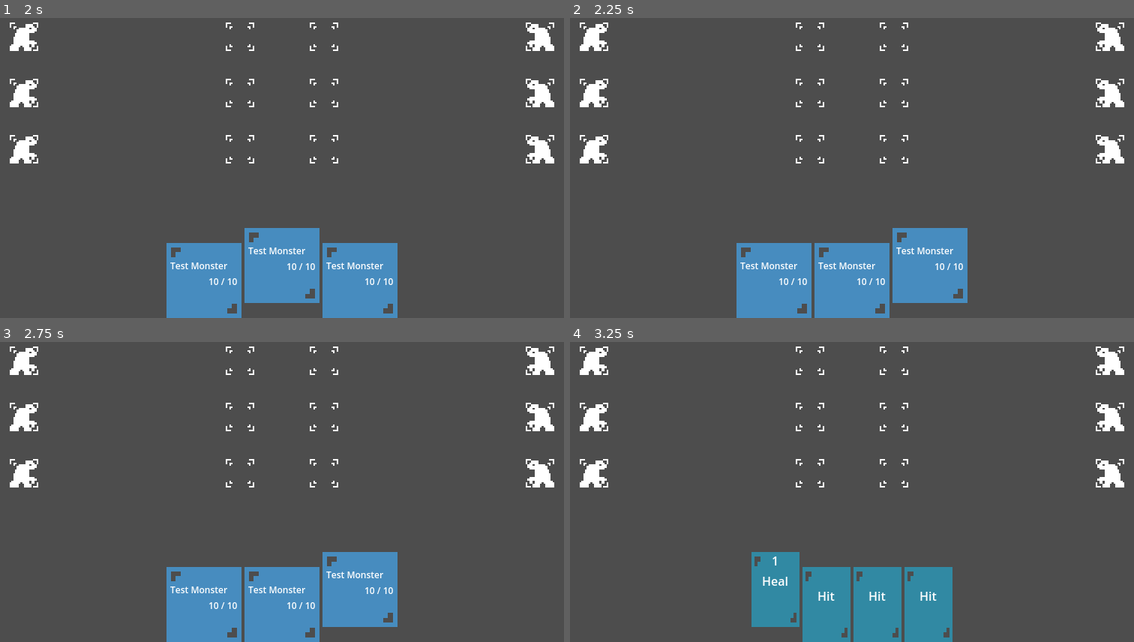
Above: before the commit, frames 1-4 (two rows, left to right).
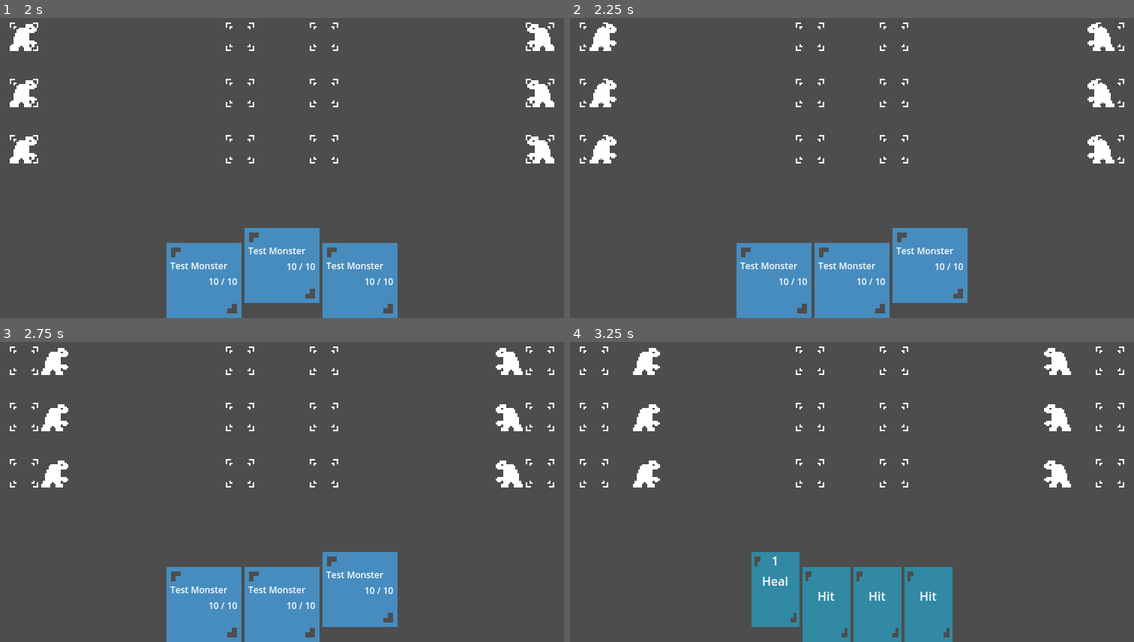
Above: after the commit, the same moments.

Repository: IsaelGabriel/tamer-game
Game: Godot game, scene res://nodes/battle_scene.tscn
The game is run twice, just before and just after one commit, with the same random seed, the same clock (stepped at 60 frames per second) and the same inputs.
Inputs:
- Up to frame 1 (2 s): tap Enter (ui_accept) at 0.5, 0.77, 1.25, 1.52 s; hold Right (ui_right) 0.53-1.28 s; hold Down (ui_down) from 1.28 s (still down)
- Up to frame 2 (2.25 s): tap Enter (ui_accept) at 2 s; release Down (ui_down) at 2.03 s; hold Right (ui_right) from 2.03 s (still down)
- Up to frame 3 (2.75 s): keep holding Right (ui_right)
- Up to frame 4 (3.25 s): release Right (ui_right) at 2.78 s; hold Up (ui_up) from 2.78 s (still down); tap Enter (ui_accept) at 3.02 s

Frame 1 is identical in both runs. In frame 2, 1.8% of the frame differs, in the area x 1-99%, y 2-49%; in frame 3, 3.0%; in frame 4, 3.0%.

Commit message:
Add movement interpolation multiplier to BattleMonster

Diff:
--- a/nodes/battle_scene.tscn
+++ b/nodes/battle_scene.tscn
@@ -7,6 +7,7 @@
 ui_container = NodePath("UI/MarginContainer")
 total_player_monsters = 3
 total_enemy_monsters = 3
+movement_start_countdown = 2.0
 top_margin = 150.0
 bottom_margin = 150.0
 monster_scale = 0.8
--- a/scripts/battle_monster.gd
+++ b/scripts/battle_monster.gd
@@ -2,6 +2,7 @@
 
 class_name BattleMonster
 
+const MOVEMENT_INTERPOLATION_MULTIPLIER: float = 0.01
 static var MOVEMENT_PAUSED: bool = false
 
 class BattleMonsterState:
--- a/scripts/enemy_battle_monster.gd
+++ b/scripts/enemy_battle_monster.gd
@@ -23,7 +23,7 @@
 
 	func process(delta):
 		if BattleMonster.MOVEMENT_PAUSED: return
-		interpolation_timer += delta * speed * 0.01
+		interpolation_timer += delta * speed * MOVEMENT_INTERPOLATION_MULTIPLIER
 		interpolation_timer = min(interpolation_timer, 1.0)
 		sprite.position = base.position.lerp(goal.position, interpolation_timer)
 		if interpolation_timer >= 1.0:
@@ -51,7 +51,7 @@
 
 	func process(delta):
 		if BattleMonster.MOVEMENT_PAUSED: return
-		interpolation_timer += delta * speed * 0.01
+		interpolation_timer += delta * speed * MOVEMENT_INTERPOLATION_MULTIPLIER
 		interpolation_timer = min(interpolation_timer, 1.0)
 		sprite.position = goal.position.lerp(base.position, interpolation_timer)
 		if interpolation_timer >= 1.0:
--- a/scripts/player_battle_monster.gd
+++ b/scripts/player_battle_monster.gd
@@ -49,7 +49,7 @@
 
 	func process(delta):
 		if BattleMonster.MOVEMENT_PAUSED: return
-		interpolation_timer += delta * speed * 0.01
+		interpolation_timer += delta * speed * MOVEMENT_INTERPOLATION_MULTIPLIER
 		interpolation_timer = min(interpolation_timer, 1.0)
 		sprite.position = base.position.lerp(goal.position, interpolation_timer)
 		if interpolation_timer >= 1.0:
@@ -74,7 +74,7 @@
 
 	func process(delta):
 		if BattleMonster.MOVEMENT_PAUSED: return
-		interpolation_timer += delta * speed * 0.01
+		interpolation_timer += delta * speed * MOVEMENT_INTERPOLATION_MULTIPLIER
 		interpolation_timer = min(interpolation_timer, 1.0)
 		sprite.position = goal.position.lerp(base.position, interpolation_timer)
 		if interpolation_timer >= 1.0:
